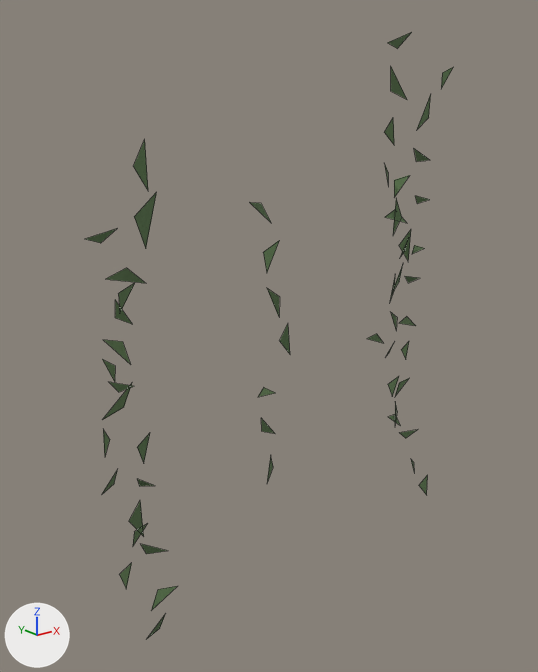
The glTF model assets/kit/ivy_sheet_a.glb as it was, and as the next commit left it.
Camera for both pictures: a 50 mm lens placed at (-2.67, -2.52, 2.82), pointed at (-0.63, 0.03, 1.8). Arrows for +X, +Y and +Z are at lower left; the lights stay in place. The older version comes first. Mesh edges are drawn as thin lines.

In view in the first picture: 'ivy'.
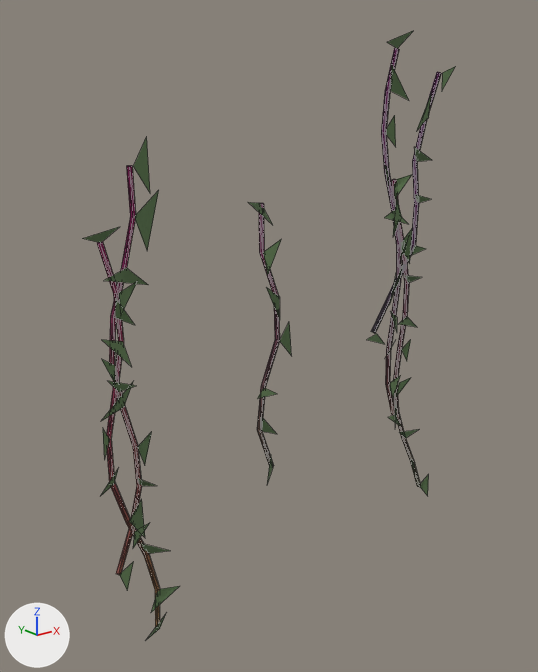
Edits to the scene script, one JSON object a line:
```json
{"op": "add", "block": "mat_m_wood", "code": ["mat_m_wood = bpy.data.materials.new('M_wood')", "# nodes: BsdfPrincipled, Mix, OutputMaterial, VertexColor", "# colours: brown #8b7359, mixed with the vertex colours"]}
{"block": "me_ivy", "where": "# used by ob_ivy; location = (0.0, 0.0, 0.0)"}
{"op": "remove", "block": "me_ivy", "code": "me_ivy.from_pydata(...)  # 168 vertices, 56 faces; spans x -1.55..0.49, y -0.05..-0.02, z 0.57..3.13"}
{"op": "add", "block": "me_ivy", "code": "me_ivy.from_pydata(...)  # 168 vertices, 56 faces; spans x -1.55..0.49, y -0.05..-0.02, z 0.57..3.14"}
{"block": "me_ivy", "change": "me_ivy part 1: 37 of 168 vertices moved; they spanned x -1.55..-1.21, y -0.05, z 0.57..2.7 and now span x -1.55..-1.21, y -0.05, z 0.57..2.71; mean shift (0.0, 0.0, 0.0); largest move (-1.27, -0.05, 2.7) -> (-1.27, -0.05, 2.71)"}
{"block": "me_ivy", "change": "other edits to the shape of me_ivy do not show in these pictures"}
{"op": "add", "block": "me_ivy_stem_5", "code": ["me_ivy_stem_5 = bpy.data.meshes.new('ivy_stem_5')", "me_ivy_stem_5.from_pydata(...)  # 66 vertices, 128 faces; spans x 0.09..0.46, y -0.03..-0.01, z 0.69..2.47", "me_ivy_stem_5.materials.append(mat_m_wood)"]}
{"op": "add", "block": "me_ivy_stem_4", "code": ["me_ivy_stem_4 = bpy.data.meshes.new('ivy_stem_4')", "me_ivy_stem_4.from_pydata(...)  # 42 vertices, 80 faces; spans x -0.741..-0.611, y -0.03..-0.01, z 1.167..2.418", "me_ivy_stem_4.materials.append(mat_m_wood)"]}
{"op": "add", "block": "me_ivy_stem_3", "code": ["me_ivy_stem_3 = bpy.data.meshes.new('ivy_stem_3')", "me_ivy_stem_3.from_pydata(...)  # 66 vertices, 128 faces; spans x 0.01..0.2, y -0.03..-0.01, z 1.21..3.06", "me_ivy_stem_3.materials.append(mat_m_wood)"]}
{"op": "add", "block": "me_ivy_stem_2", "code": ["me_ivy_stem_2 = bpy.data.meshes.new('ivy_stem_2')", "me_ivy_stem_2.from_pydata(...)  # 42 vertices, 80 faces; spans x -0.003..0.404, y -0.03..-0.01, z 1.704..2.968", "me_ivy_stem_2.materials.append(mat_m_wood)"]}
{"op": "add", "block": "me_ivy_stem_1", "code": ["me_ivy_stem_1 = bpy.data.meshes.new('ivy_stem_1')", "me_ivy_stem_1.from_pydata(...)  # 60 vertices, 116 faces; spans x -1.49..-1.31, y -0.03..-0.01, z 0.93..2.6", "me_ivy_stem_1.materials.append(mat_m_wood)"]}
{"op": "add", "block": "me_ivy_stem_0", "code": ["me_ivy_stem_0 = bpy.data.meshes.new('ivy_stem_0')", "me_ivy_stem_0.from_pydata(...)  # 60 vertices, 116 faces; spans x -1.5..-1.29, y -0.03..-0.01, z 0.58..2.34", "me_ivy_stem_0.materials.append(mat_m_wood)"]}
{"op": "add", "block": "ob_ivy_stem_5", "code": ["ob_ivy_stem_5 = bpy.data.objects.new('ivy_stem_5', me_ivy_stem_5)", "ob_ivy_stem_5.location = (0.0, 0.0, 0.0)"]}
{"op": "add", "block": "ob_ivy_stem_4", "code": ["ob_ivy_stem_4 = bpy.data.objects.new('ivy_stem_4', me_ivy_stem_4)", "ob_ivy_stem_4.location = (0.0, 0.0, 0.0)"]}
{"op": "add", "block": "ob_ivy_stem_3", "code": ["ob_ivy_stem_3 = bpy.data.objects.new('ivy_stem_3', me_ivy_stem_3)", "ob_ivy_stem_3.location = (0.0, 0.0, 0.0)"]}
{"op": "add", "block": "ob_ivy_stem_2", "code": ["ob_ivy_stem_2 = bpy.data.objects.new('ivy_stem_2', me_ivy_stem_2)", "ob_ivy_stem_2.location = (0.0, 0.0, 0.0)"]}
{"op": "add", "block": "ob_ivy_stem_1", "code": ["ob_ivy_stem_1 = bpy.data.objects.new('ivy_stem_1', me_ivy_stem_1)", "ob_ivy_stem_1.location = (0.0, 0.0, 0.0)"]}
{"op": "add", "block": "ob_ivy_stem_0", "code": ["ob_ivy_stem_0 = bpy.data.objects.new('ivy_stem_0', me_ivy_stem_0)", "ob_ivy_stem_0.location = (0.0, 0.0, 0.0)"]}
```

What differs and where, as boxes [x1, y1, x2, y2] in the pictures (538 x 672 px; the box of a moved part takes in the faces that stretch with it):
```json
{"object": "ivy", "change": "reshaped", "before": [86, 32, 453, 640], "after": [83, 30, 456, 639]}
{"object": "ivy_stem_1", "change": "added", "after": [109, 166, 142, 575]}
{"object": "ivy_stem_0", "change": "added", "after": [97, 242, 160, 627]}
{"object": "ivy_stem_3", "change": "added", "after": [381, 48, 401, 415]}
{"object": "ivy_stem_4", "change": "added", "after": [257, 203, 280, 466]}
{"object": "ivy_stem_2", "change": "added", "after": [371, 72, 441, 333]}
{"object": "ivy_stem_5", "change": "added", "after": [391, 179, 421, 487]}
{"part": 1, "of": "me_ivy", "change": "moved or reshaped", "before": [86, 139, 177, 640], "after": [83, 136, 179, 639]}
```
